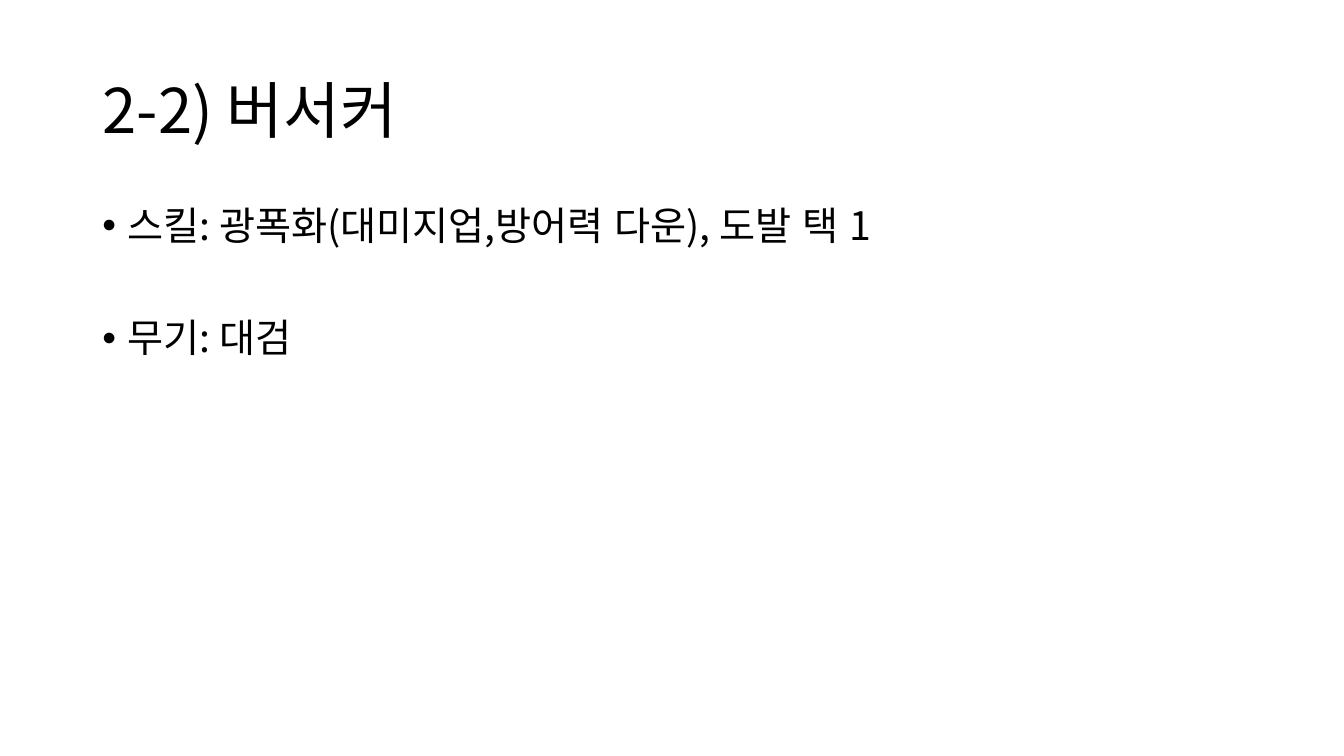
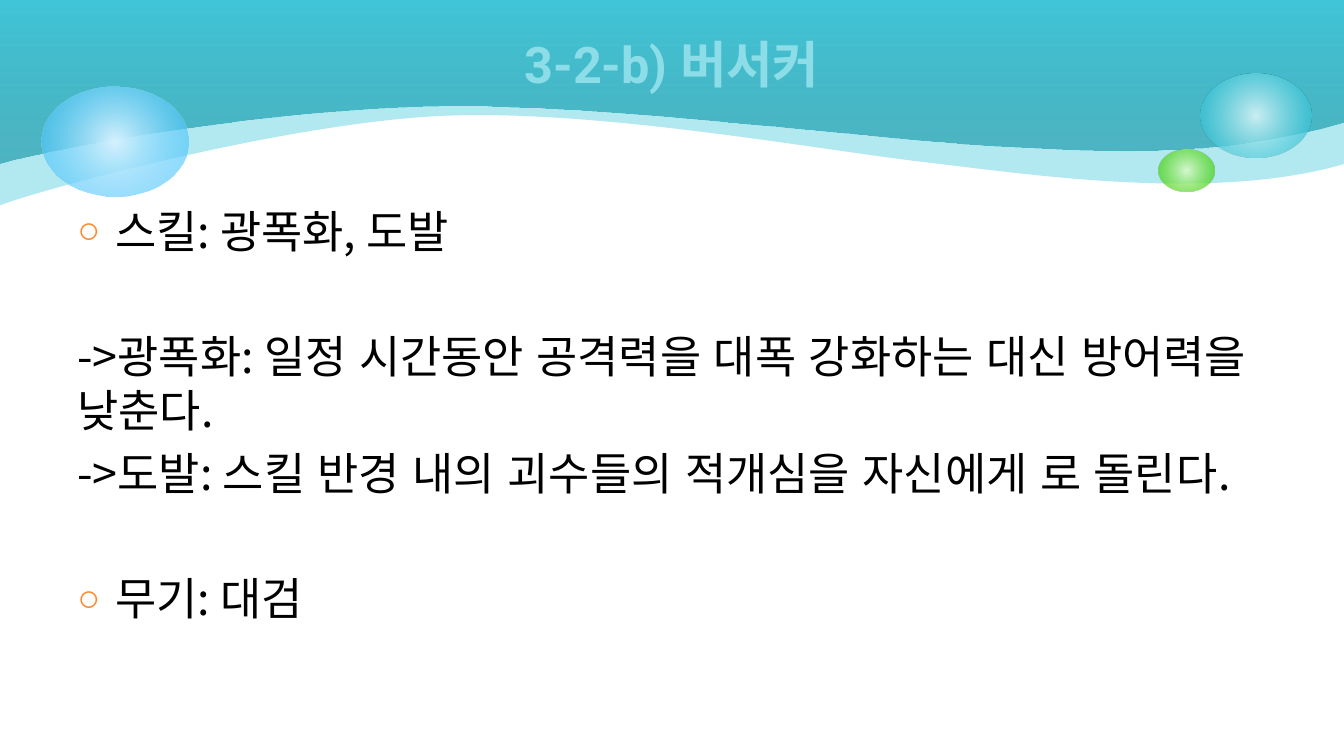
Before and after one commit to csm2652/SEED, a slide deck: slide 11 of 시작기획/슈팅 디팬스.pptx (slide 6 before the commit). Drawn at 1344x756 pixels with LibreOffice and Linux fonts; fonts in the diff are those of the drawing. Boxes give left, top, right and bottom in pixels: in the first picture for what was removed or moved away, otherwise in the second. Text is boxed around its words. In the diff, an @@ line names an element or a change of style, - is before the commit and + after.

```diff
--- a/시작기획/슈팅 디팬스.pptx
+++ b/시작기획/슈팅 디팬스.pptx
@@ freeform shape added at <box>0,0,1344,206</box>, fill #40C6D8 at 40% opacity @@
@@ freeform shape added at <box>0,0,1344,163</box>, fill gradient #249EAE to #40C6D8 @@
@@ title at <box>525,41,819,94</box>: text changed; size 44 to 36 pt; font Noto Sans CJK KR to Roboto; text colour #000000 to gradient #D9F4F7 to #8CDDE8; bold on @@
-2-2) 버서커
+3-2-b) 버서커
@@ ellipse added at <box>41,87,188,197</box>, fill gradient #D6F2FE to #33BDFB @@
@@ ellipse added at <box>1201,74,1313,157</box>, fill gradient #D9F4F7 to #40C6D8 @@
@@ ellipse added at <box>1158,149,1215,192</box>, fill gradient #DAFACD to #4CD416 @@
@@ text "스킬: 광폭화, 도발": place and size @@
-text "스킬: 광폭화, 도발" at <box>128,207,871,355</box>
+text "스킬: 광폭화, 도발" at <box>77,211,1246,619</box>
@@ text at <box>77,211,1246,494</box>: text changed; size 28 to 32 pt @@
-• 스킬: 광폭화(대미지업,방어력 다운), 도발 택 1
+○ 스킬: 광폭화, 도발
+->광폭화: 일정 시간동안 공격력을 대폭 강화하는 대신 방어력을 낮춘다.
+->도발: 스킬 반경 내의 괴수들의 적개심을 자신에게 로 돌린다.
@@ text at <box>115,578,302,619</box>: size 28 to 32 pt in "무기: 대검"; bullet • to ○; line spacing 0.9 to 1; less space between paragraphs @@
```
Also in this commit, not shown: 12 other slides changed, 10 slides added, 5 slides removed.
